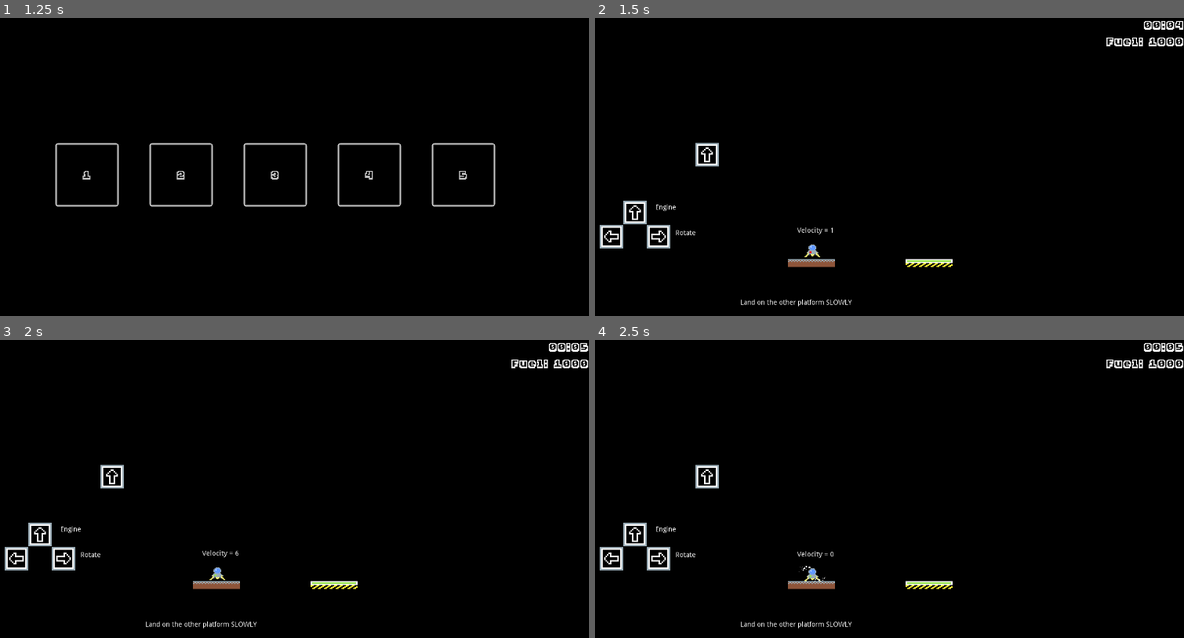
Above: before the commit, frames 1-4 (two rows, left to right).
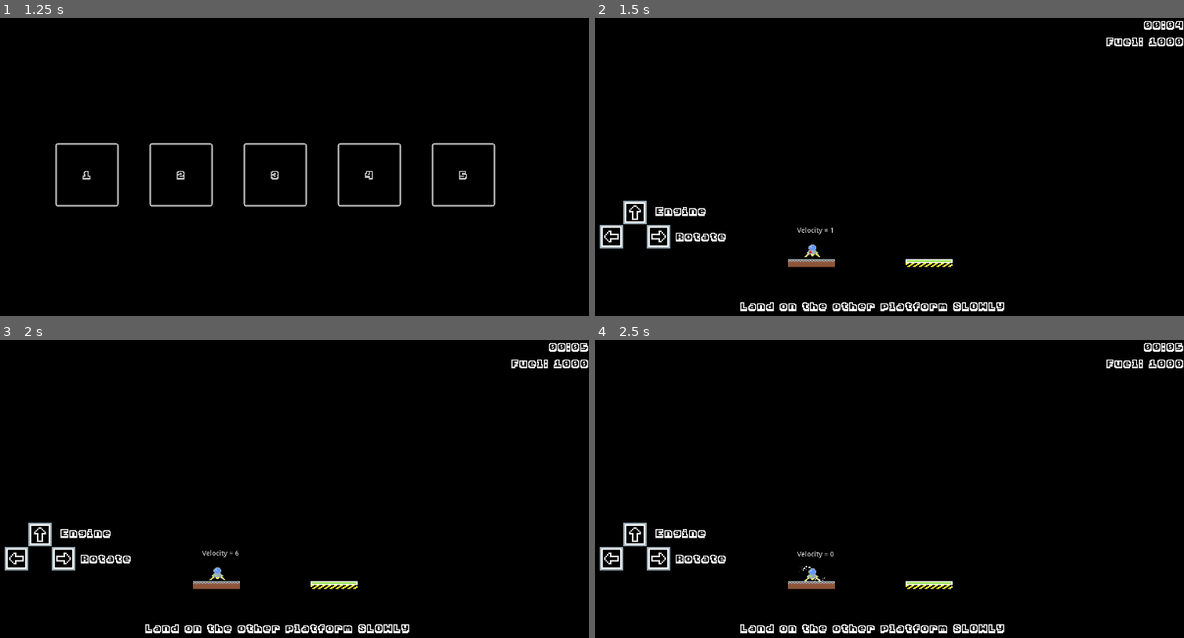
Above: after the commit, the same moments.

Repository: JestemStefan/GWJ_48_Moon_Lander
Game: Godot game, scene res://scenes/menu/MainMenu.tscn
Same seed, same stepped clock (60 frames per second), same inputs: the game is played once before the commit and once after it. Sound files missing from this copy of the repository are replaced by a short silence.
Inputs (mouse positions are in pixels of both pictures, inside the frame that each line leads up to):
- Up to frame 1 (1.25 s): click "Start" at 0.5 s
- Up to frame 2 (1.5 s): click "1" at 1.25 s
- Up to frame 3 (2 s): no input
- Up to frame 4 (2.5 s): move the mouse to (1007, 480) at 2.02 s; hold Right (ui_right) from 2.03 s (still down)

Frame 1 is identical in both runs. In frame 2, 1.5% of the frame differs, in the area x 10-70%, y 41-99%; in frame 3, 1.5%; in frame 4, 1.5%.

Commit message:
post-merge fix

Diff:
--- a/scenes/levels/Tutorial.tscn
+++ b/scenes/levels/Tutorial.tscn
@@ -6,12 +6,12 @@
 [ext_resource path="res://scenes/level_elements/StartingPad.tscn" type="PackedScene" id=4]
 [ext_resource path="res://art/arrows_up.png" type="Texture" id=5]
 [ext_resource path="res://src/ui/UI.gd" type="Script" id=6]
-[ext_resource path="res://art/themes/MainTheme.tres" type="Theme" id=7]
+[ext_resource path="res://scenes/UI/Counter.tscn" type="PackedScene" id=7]
 [ext_resource path="res://art/arrows_left.png" type="Texture" id=8]
 [ext_resource path="res://art/arrows_right.png" type="Texture" id=9]
 [ext_resource path="res://sound/sfx/Menu1_NavA.wav" type="AudioStream" id=10]
 [ext_resource path="res://sound/sfx/Menu1_SelectA.wav" type="AudioStream" id=11]
-[ext_resource path="res://scenes/UI/Counter.tscn" type="PackedScene" id=7]
+[ext_resource path="res://art/themes/MainTheme.tres" type="Theme" id=12]
 
 [node name="Level_Tutorial" type="Node2D"]
 
@@ -44,6 +44,7 @@
 margin_right = 815.0
 margin_bottom = 287.0
 focus_mode = 0
+theme = ExtResource( 12 )
 enabled_focus_mode = 0
 text = "Back to level selection"
 
@@ -52,6 +53,7 @@
 margin_top = 202.0
 margin_right = 692.0
 margin_bottom = 230.0
+theme = ExtResource( 12 )
 text = "Restart"
 
 [node name="HoverSFX" type="AudioStreamPlayer" parent="UI"]
@@ -60,12 +62,15 @@
 [node name="ClickSFX" type="AudioStreamPlayer" parent="UI"]
 stream = ExtResource( 11 )
 
+[node name="Counter" parent="UI" instance=ExtResource( 7 )]
+startFuel = 1000
+
 [node name="Control" type="Control" parent="."]
 margin_left = 260.0
 margin_top = 407.0
 margin_right = 300.0
 margin_bottom = 447.0
-theme = ExtResource( 7 )
+theme = ExtResource( 12 )
 
 [node name="ArrowsUp" type="Sprite" parent="Control"]
 position = Vector2( -100, -10 )
@@ -103,16 +108,8 @@
 margin_bottom = 195.0
 text = "Land on the other platform SLOWLY"
 
+[connection signal="emitFuel" from="Player" to="UI/Counter" method="decreaseFuel"]
 [connection signal="button_down" from="UI/BackToLevelSelect" to="UI" method="_on_BackToLevelSelect_button_down"]
-[node name="Counter" parent="UI" instance=ExtResource( 7 )]
-startFuel = 1000
-
-[node name="ArrowsUp" type="Sprite" parent="."]
-position = Vector2( 307, 279 )
-scale = Vector2( 3, 3 )
-texture = ExtResource( 5 )
-
-[connection signal="emitFuel" from="Player" to="UI/Counter" method="decreaseFuel"]
 [connection signal="button_up" from="UI/BackToLevelSelect" to="UI" method="_on_BackToLevelSelect_button_up"]
 [connection signal="mouse_entered" from="UI/BackToLevelSelect" to="UI" method="_on_BackToLevelSelect_mouse_entered"]
 [connection signal="button_down" from="UI/Restart" to="UI" method="_on_Restart_button_down"]
--- a/src/player/Player.gd
+++ b/src/player/Player.gd
@@ -72,18 +72,16 @@
 		engine_sfx.stop()
 
 func _on_Player_body_entered(body):
-	if body is StartingPad:
+	if body is StartingPad and vel < 25:
 		return
 
-	if not is_landed:
-		is_landed = true
-		print(vel)
-
-		if body is LandingPad:
+	elif body is LandingPad:
+		if not is_landed:
+			is_landed = true
 			GameManager.landing(vel)
 
-		else:
-			GameManager.total_failure()
+	else:
+		GameManager.total_failure()
 
 func _onFuelEmpty():
 	noFuel = true
Not shown: 1 places in scenes/levels/Tutorial.tscn that only renumber resources
